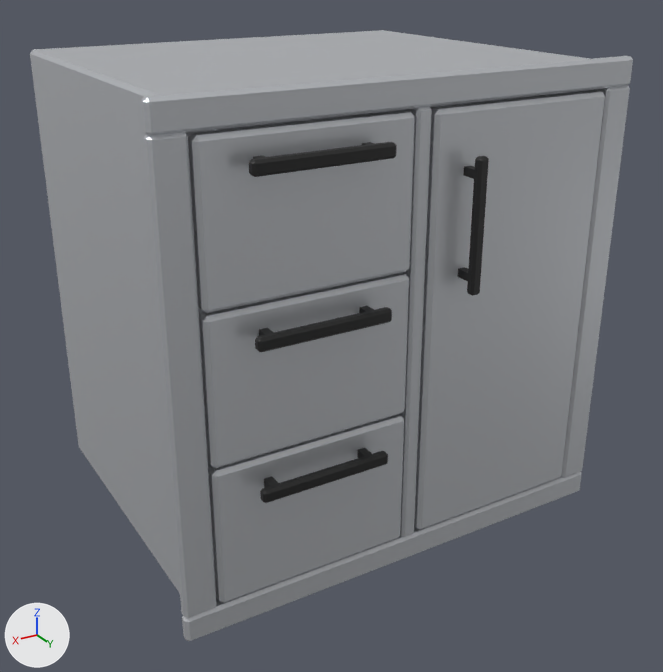
Renders of the glTF model godot/modelos/accesorios/alacena_mixta.glb from each side of a commit.
Camera for both pictures: a 50 mm camera at (0.596, 0.814, 0.743) aimed at (-0.004, -0.186, 0.243). The axes (+X, +Y, +Z) are drawn at lower left. The lights are the same throughout. The first picture is the older version. Objects named as collision shapes, trigger or cutter boxes, shadow casters or lower levels of detail are left out. Where no turn or scale is listed for an object, it has been applied to the vertices. Vertices at exactly the same position are counted once.

In view in the first picture: 'alacena_mixta_cuerpo', 'pieza_cajon_1', 'pieza_cajon_2', 'pieza_cajon_3', 'pieza_puerta_1'.
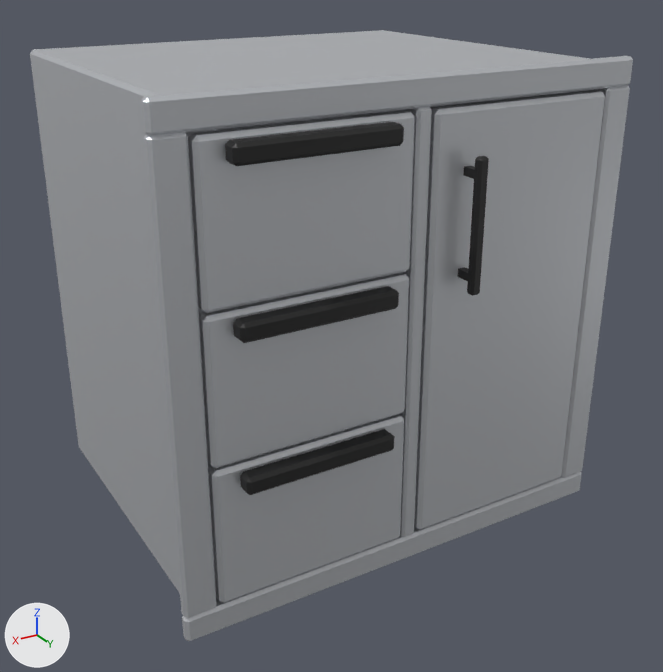
Boxes [x1, y1, x2, y2] around the edits, measured in the pictures (663 x 672 px):
part 1 of me_pieza_cajon_1, added (black)
    after: [225, 122, 404, 166]
part 2 of me_pieza_cajon_1, deleted (black)
    before: [249, 142, 397, 177]
part 3 of me_pieza_cajon_2, added (black)
    after: [233, 286, 399, 343]
part 4 of me_pieza_cajon_2, deleted (black)
    before: [255, 307, 392, 352]
part 5 of me_pieza_cajon_2, deleted (mostly hidden)
    before: [259, 328, 274, 336]
part 6 of me_pieza_cajon_2, deleted (mostly hidden)
    before: [359, 306, 374, 313]
part 7 of me_pieza_cajon_3, added (black)
    after: [240, 429, 395, 495]
part 8 of me_pieza_cajon_3, deleted (black)
    before: [260, 451, 388, 503]
part 9 of me_pieza_cajon_3, deleted
    before: [264, 476, 278, 487]
part 10 of me_pieza_cajon_3, deleted
    before: [357, 448, 372, 458]

The change, as a diff of the scene's bpy script:
```diff
--- a/godot/modelos/accesorios/alacena_mixta.glb.py
+++ b/godot/modelos/accesorios/alacena_mixta.glb.py
@@ me_pieza_cajon_1 @@
 # used by ob_pieza_cajon_1; parent = ob_alacena_mixta; location = (0.14, 0.018, 0.488)
-me_pieza_cajon_1.from_pydata(...)  # 160 vertices, 288 faces; spans x -0.127..0.127, y -0.48..0.03, z -0.089..0.089
+me_pieza_cajon_1.from_pydata(...)  # 80 vertices, 148 faces; spans x -0.127..0.127, y -0.48..0.022, z -0.089..0.089
+# me_pieza_cajon_1 part 1: a new loose piece of 24 vertices spanning x -0.097..0.097, y -0.001..0.022, z 0.061..0.083, in mat_m_plasticonegro (black #1a1a1a)
+# me_pieza_cajon_1 part 2: the loose piece of 24 vertices spanning x -0.082..0.082, y 0.018..0.03, z 0.051..0.067 is deleted
+# other edits to the shape of me_pieza_cajon_1 do not show in these pictures
 me_pieza_cajon_1.materials.append(mat_m_acero)
@@ me_pieza_cajon_2 @@
 # used by ob_pieza_cajon_2; parent = ob_alacena_mixta; location = (0.14, 0.018, 0.307)
-me_pieza_cajon_2.from_pydata(...)  # 160 vertices, 288 faces; spans x -0.127..0.127, y -0.48..0.03, z -0.089..0.089
+me_pieza_cajon_2.from_pydata(...)  # 80 vertices, 148 faces; spans x -0.127..0.127, y -0.48..0.022, z -0.089..0.089
+# me_pieza_cajon_2 part 3: a new loose piece of 24 vertices spanning x -0.097..0.097, y -0.001..0.022, z 0.061..0.083, in mat_m_plasticonegro (black #1a1a1a)
+# me_pieza_cajon_2 part 4: the loose piece of 24 vertices spanning x -0.082..0.082, y 0.018..0.03, z 0.051..0.067 is deleted
+# me_pieza_cajon_2 part 5: the loose piece of 8 vertices spanning x 0.057..0.067, y 0.0..0.019, z 0.054..0.064 is deleted
+# me_pieza_cajon_2 part 6: the loose piece of 8 vertices spanning x -0.067..-0.057, y 0.0..0.019, z 0.054..0.064 is deleted
+# other edits to the shape of me_pieza_cajon_2 do not show in these pictures
 me_pieza_cajon_2.materials.append(mat_m_acero)
@@ me_pieza_cajon_3 @@
 # used by ob_pieza_cajon_3; parent = ob_alacena_mixta; location = (0.14, 0.018, 0.127)
-me_pieza_cajon_3.from_pydata(...)  # 160 vertices, 288 faces; spans x -0.127..0.127, y -0.48..0.03, z -0.089..0.089
+me_pieza_cajon_3.from_pydata(...)  # 80 vertices, 148 faces; spans x -0.127..0.127, y -0.48..0.022, z -0.089..0.089
+# me_pieza_cajon_3 part 7: a new loose piece of 24 vertices spanning x -0.097..0.097, y -0.001..0.022, z 0.061..0.083, in mat_m_plasticonegro (black #1a1a1a)
+# me_pieza_cajon_3 part 8: the loose piece of 24 vertices spanning x -0.082..0.082, y 0.018..0.03, z 0.051..0.067 is deleted
+# me_pieza_cajon_3 part 9: the loose piece of 8 vertices spanning x 0.057..0.067, y 0.0..0.019, z 0.054..0.064 is deleted
+# me_pieza_cajon_3 part 10: the loose piece of 8 vertices spanning x -0.067..-0.057, y 0.0..0.019, z 0.054..0.064 is deleted
+# other edits to the shape of me_pieza_cajon_3 do not show in these pictures
 me_pieza_cajon_3.materials.append(mat_m_acero)
```
